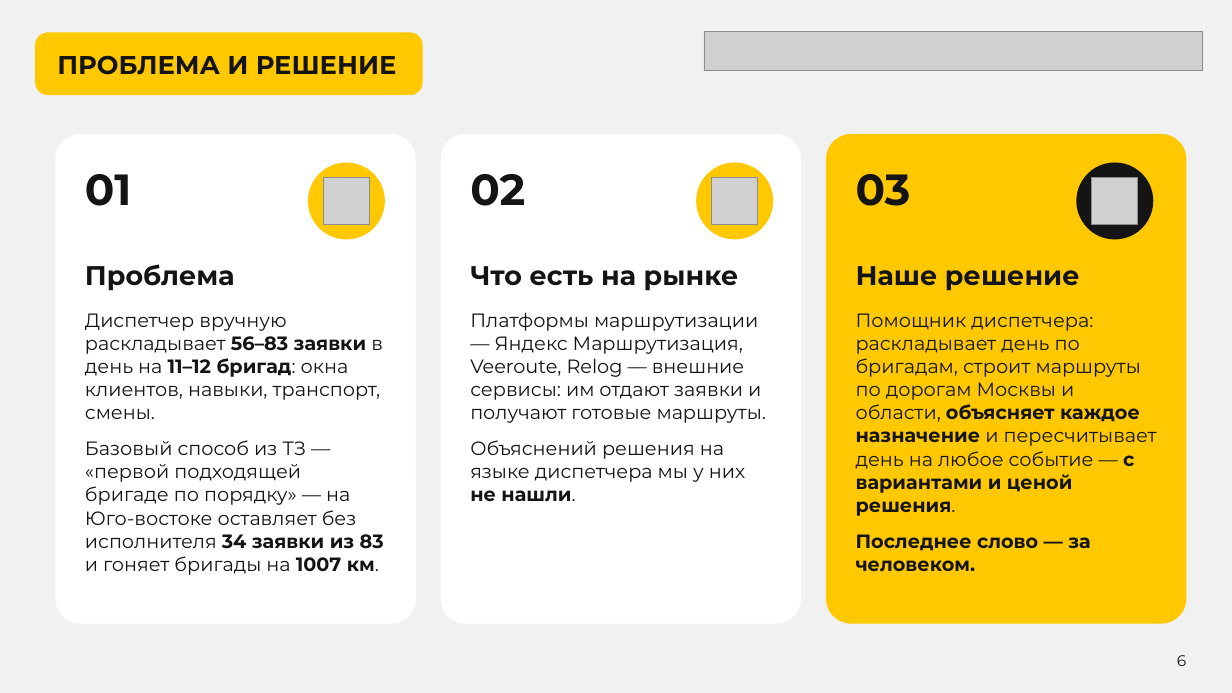
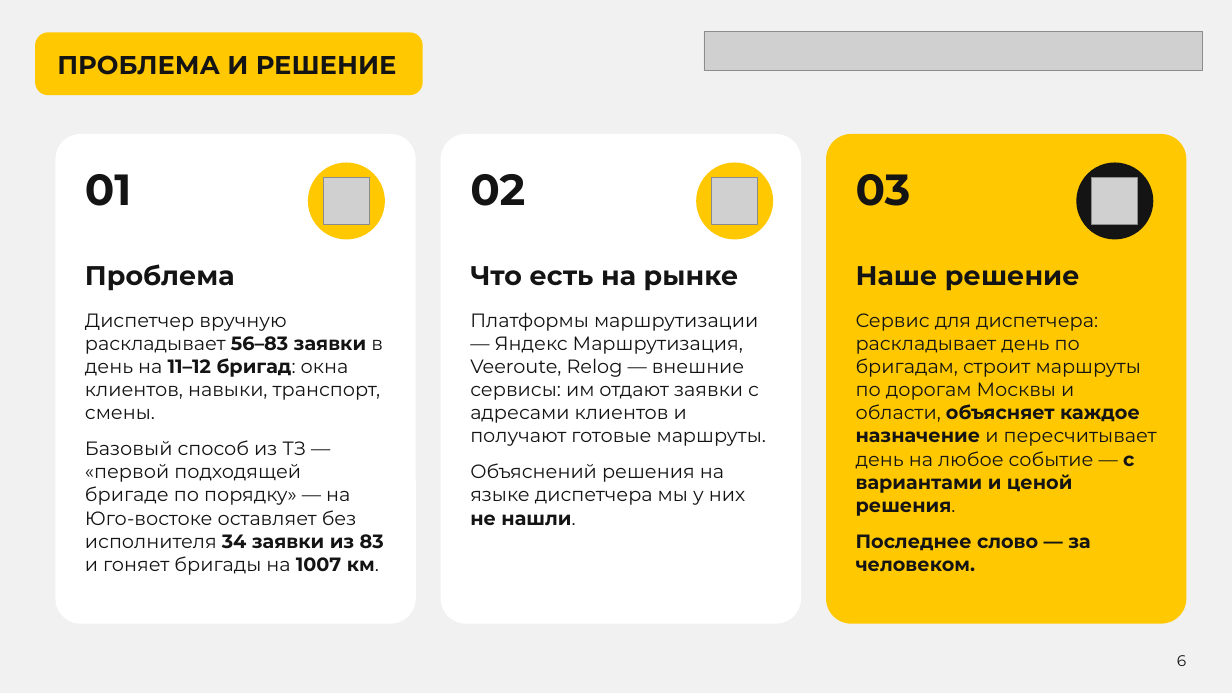
Before and after one commit to earlyr1/beeline-routing, a slide deck: slide 6 of ЛЦТ2026_Презентация_верные_обязательные_слайды.pptx. Drawn at 1232x693 pixels with LibreOffice and Linux fonts; fonts in the diff are those of the drawing; grey boxes stand for pictures. Boxes give left, top, right and bottom in pixels: in the first picture for what was removed or moved away, otherwise in the second. Text is boxed around its words. In the diff, an @@ line names an element or a change of style, - is before the commit and + after.

```diff
--- a/ЛЦТ2026_Презентация_верные_обязательные_слайды.pptx
+++ b/ЛЦТ2026_Презентация_верные_обязательные_слайды.pptx
@@ text at [470, 312, 766, 446]: text changed @@
-Платформы маршрутизации — Яндекс Маршрутизация, Veeroute, Relog — внешние сервисы: им отдают заявки и получают готовые маршруты.
+Платформы маршрутизации — Яндекс Маршрутизация, Veeroute, Relog — внешние сервисы: им отдают заявки с адресами клиентов и получают готовые маршруты.
@@ text at [856, 313, 1157, 516]: text changed @@
-Помощник диспетчера: раскладывает день по бригадам, строит маршруты по дорогам Москвы и области, объясняет каждое назначение и пересчитывает день на любое событие — с вариантами и ценой решения.
+Сервис для диспетчера: раскладывает день по бригадам, строит маршруты по дорогам Москвы и области, объясняет каждое назначение и пересчитывает день на любое событие — с вариантами и ценой решения.
```
Also in this commit, not shown: 12 other slides changed, 36 other files.
